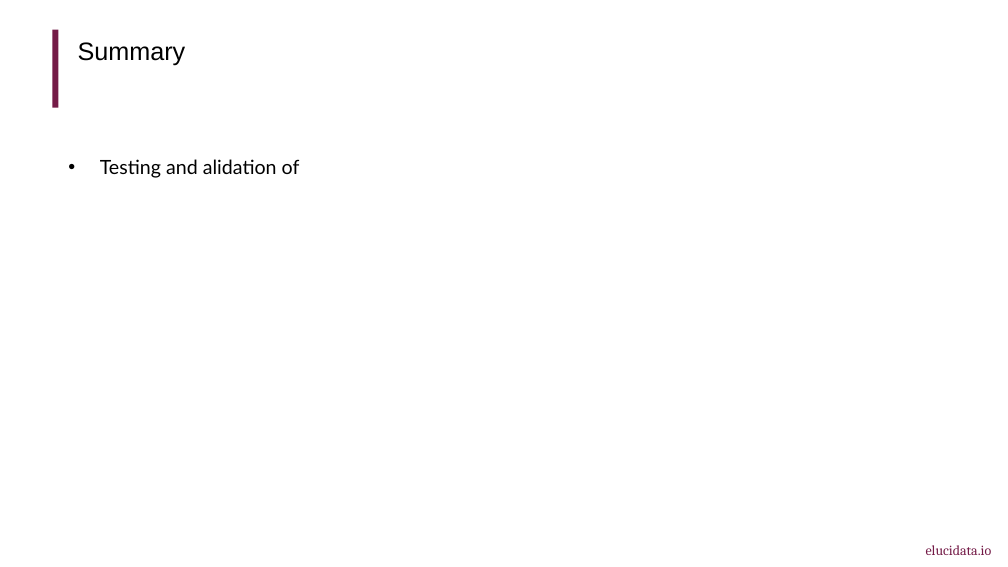
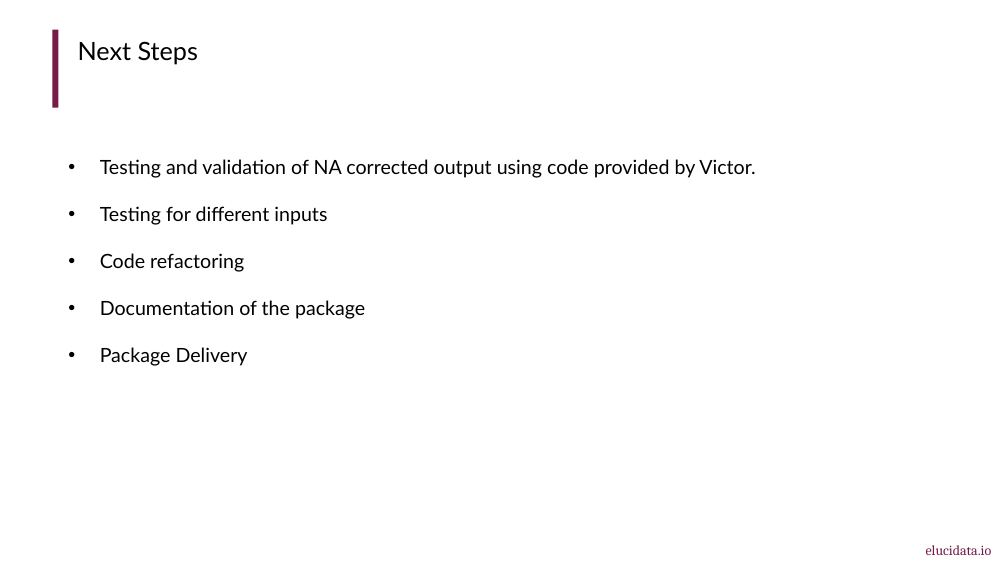
Before and after one commit to ElucidataInc/corna, a slide deck: slide 5 of 06092016_NACorrection_Update.pptx (slide 4 before the commit). Drawn at 1008x567 pixels with LibreOffice and Linux fonts; fonts in the diff are those of the drawing. Boxes give left, top, right and bottom in pixels: in the first picture for what was removed or moved away, otherwise in the second. Text is boxed around its words. In the diff, an @@ line names an element or a change of style, - is before the commit and + after.

```diff
--- a/06092016_NACorrection_Update.pptx
+++ b/06092016_NACorrection_Update.pptx
@@ text at (78,41,198,65): text changed; font Arial to Lato @@
-Summary
+Next Steps
@@ text at (100,159,755,366): text changed @@
-• Testing and alidation of
+• Testing and validation of NA corrected output using code provided by Victor.
+• Testing for different inputs
+• Code refactoring
+• Documentation of the package
+• Package Delivery
```
Also in this commit, not shown: 2 other slides changed, 2 slides added, 1 slide removed, 4 other files.
